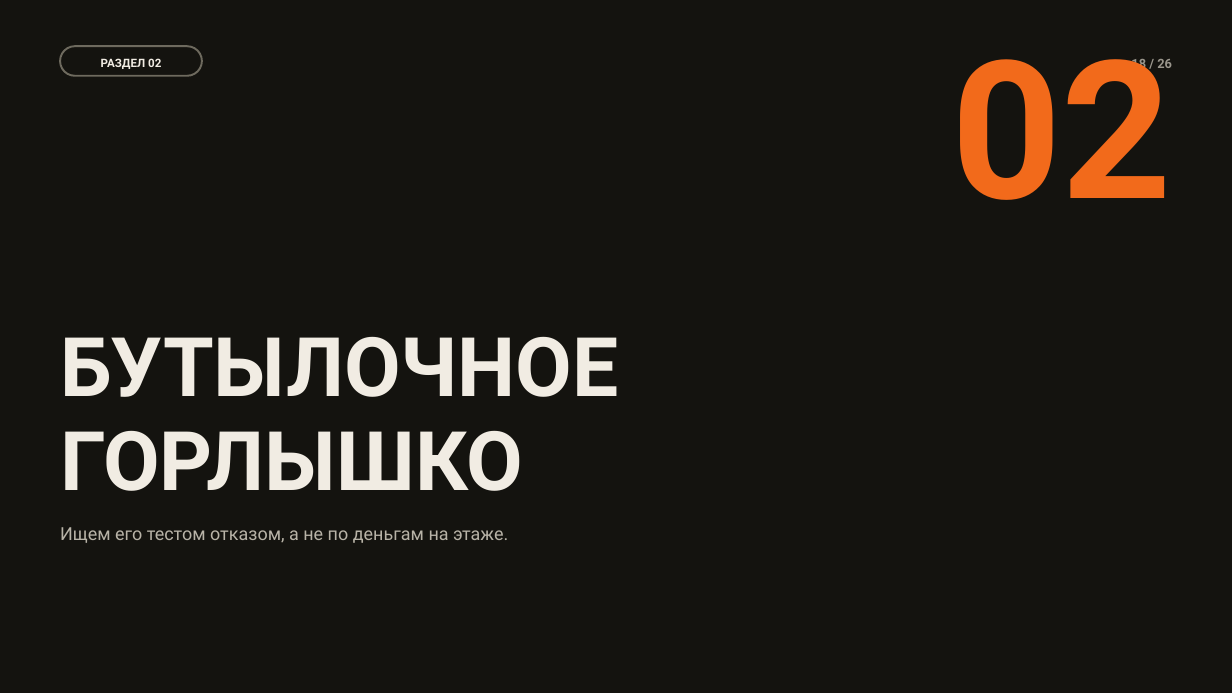
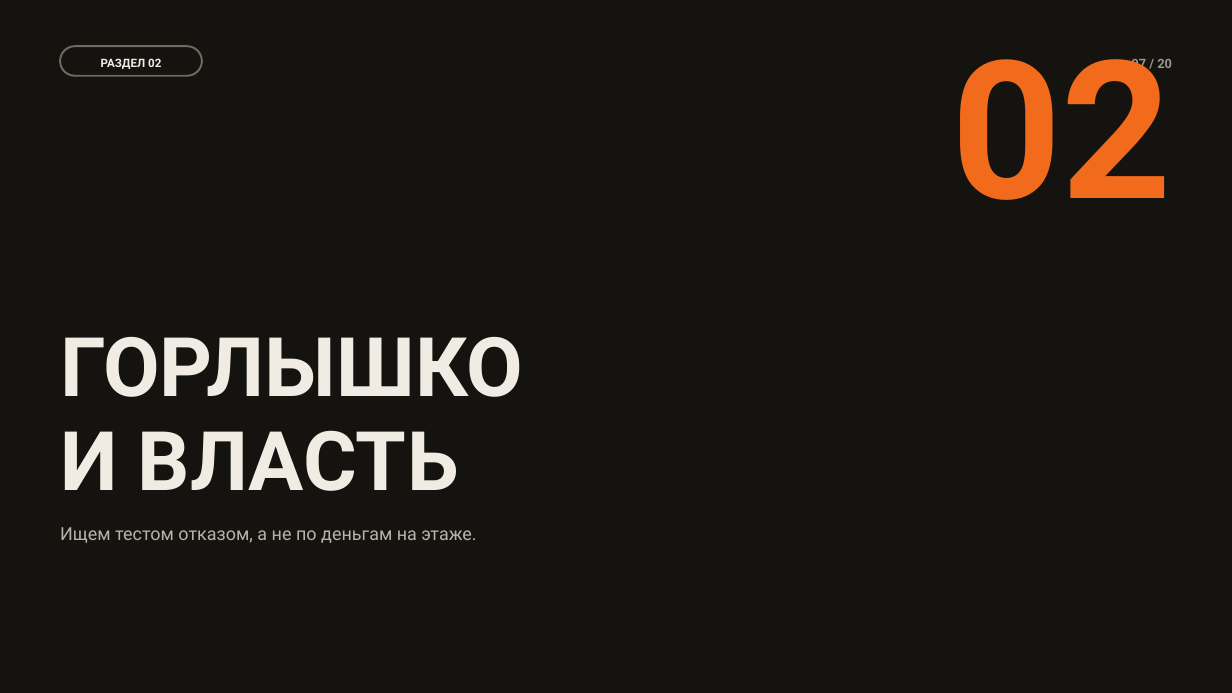
Before and after one commit to Kom1sh/pas-takt2, a slide deck: slide 7 of takt2-gamedev.pptx (slide 18 before the commit). Drawn at 1232x693 pixels with LibreOffice and Linux fonts; fonts in the diff are those of the drawing. Boxes give left, top, right and bottom in pixels: in the first picture for what was removed or moved away, otherwise in the second. Text is boxed around its words. In the diff, an @@ line names an element or a change of style, - is before the commit and + after.

```diff
--- a/takt2-gamedev.pptx
+++ b/takt2-gamedev.pptx
@@ text at box(1131, 56, 1172, 68): text changed @@
-18 / 26
+07 / 20
@@ text at box(60, 337, 524, 491): text changed @@
-БУТЫЛОЧНОЕ
-ГОРЛЫШКО
+ГОРЛЫШКО
+И ВЛАСТЬ
@@ text at box(60, 527, 476, 543): text changed @@
-Ищем его тестом отказом, а не по деньгам на этаже.
+Ищем тестом отказом, а не по деньгам на этаже.
```
Also in this commit, not shown: 12 other slides changed, 7 slides added, 13 slides removed, 8 other files.
